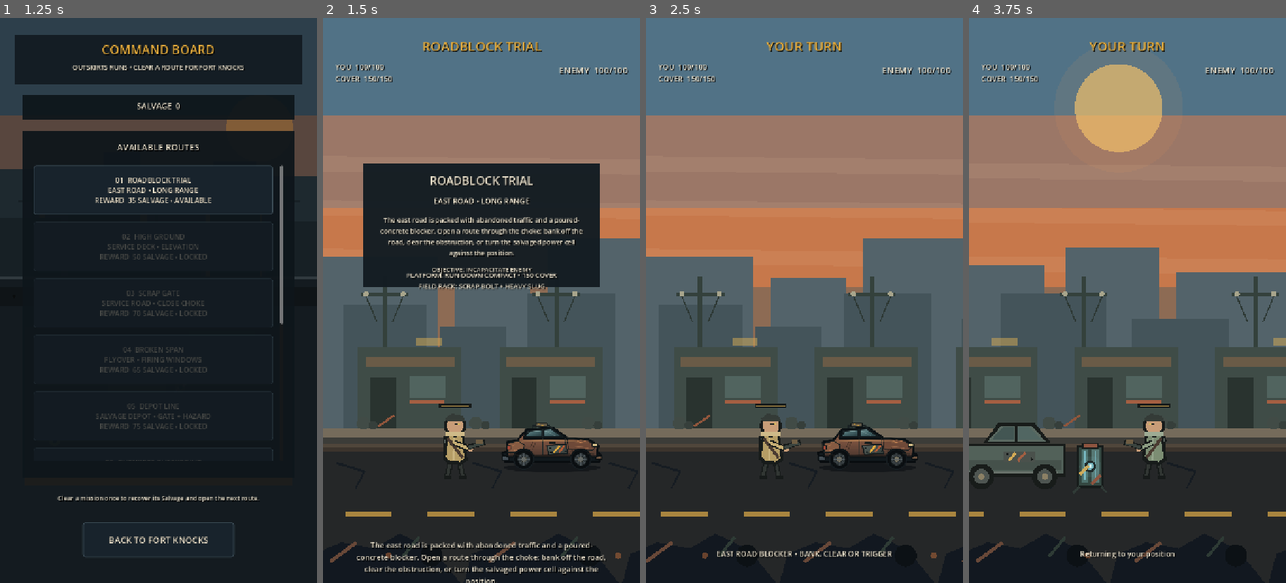
Above: before the commit, frames 1-4 (left to right).
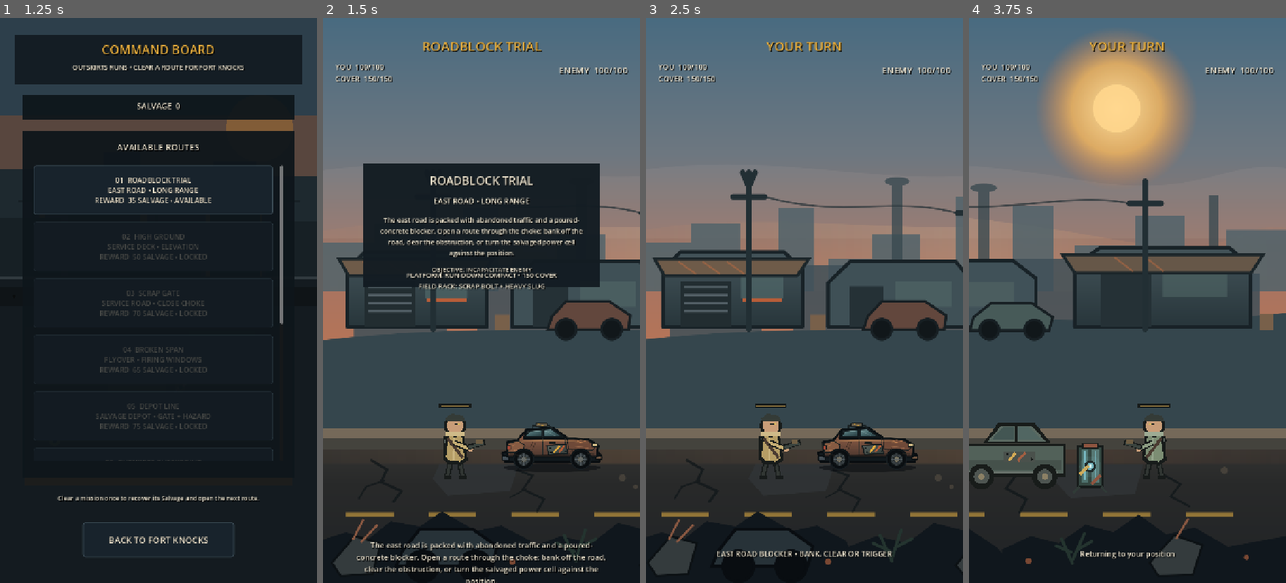
Above: after the commit, the same moments.

Repository: phantompixel-developer/FortKnocks
Game: Godot game, scene res://game/core/app.tscn
Same seed, same stepped clock (60 frames per second), same inputs: the game is played once before the commit and once after it.
Inputs (mouse positions are in pixels of both pictures, inside the frame that each line leads up to):
- Up to frame 1 (1.25 s): click "COMMAND BOARD CHOOSE THE NEXT…" at 0.5 s
- Up to frame 2 (1.5 s): click "01 ROADBLOCK TRIAL EAST ROAD …" at 1.25 s
- Up to frame 3 (2.5 s): tap Enter at 2 s; move the mouse to (874, 272) at 2.02 s; click (874, 272) at 2.17 s
- Up to frame 4 (3.75 s): drag from (1064, 328) to (1111, 413) at 2.77 s; move the mouse to (1159, 176) at 3.52 s; click (1159, 176) at 3.67 s

Frame 1 is identical in both runs. In frame 2, 26% of the frame differs, in the area x 0-100%, y 17-100%; in frame 3, 38%; in frame 4, 39%, in the area x 0-100%, y 3-99%.

Commit message:
art: integrate layered Outskirts production environment

Diff:
--- a/game/battle/battlefield_visual.gd
+++ b/game/battle/battlefield_visual.gd
@@ -1,4 +1,9 @@
 extends Node2D
+
+const OUTSKIRTS_SKY_FAR: Texture2D = preload("res://assets/art/production/battle/outskirts/outskirts_sky_far.svg")
+const OUTSKIRTS_MIDGROUND: Texture2D = preload("res://assets/art/production/battle/outskirts/outskirts_midground.svg")
+const OUTSKIRTS_ROAD: Texture2D = preload("res://assets/art/production/battle/outskirts/outskirts_road.svg")
+const OUTSKIRTS_FOREGROUND: Texture2D = preload("res://assets/art/production/battle/outskirts/outskirts_foreground.svg")
 
 const WORLD_WIDTH := 2160.0
 const WORLD_HEIGHT := 1280.0
@@ -16,21 +21,48 @@
 	queue_redraw()
 
 func _draw() -> void:
-	_draw_atmosphere()
-	_draw_far_outskirts()
+	if _variant == 3:
+		# Suburbs remains on the accepted procedural baseline until its own
+		# region-specific production pass. Do not blur the two art milestones.
+		_draw_atmosphere()
+		_draw_far_outskirts()
+		_draw_suburbs_backdrop()
+		_draw_road()
+		_draw_foreground_dressing()
+		return
+
+	_draw_production_outskirts_base()
 
 	match _variant:
 		1:
 			_draw_overpass_backdrop()
 		2:
 			_draw_salvage_backdrop()
-		3:
-			_draw_suburbs_backdrop()
 		_:
-			_draw_city_backdrop()
-
-	_draw_road()
-	_draw_foreground_dressing()
+			pass
+
+	_draw_production_outskirts_road()
+	_draw_production_outskirts_foreground()
+
+func _draw_production_outskirts_base() -> void:
+	draw_texture_rect(OUTSKIRTS_SKY_FAR, Rect2(0, 0, WORLD_WIDTH, ROAD_TOP), false)
+	draw_texture_rect(OUTSKIRTS_MIDGROUND, Rect2(0, 0, WORLD_WIDTH, ROAD_TOP), false)
+
+func _draw_production_outskirts_road() -> void:
+	draw_texture_rect(
+		OUTSKIRTS_ROAD,
+		Rect2(0, ROAD_TOP, WORLD_WIDTH, WORLD_HEIGHT - ROAD_TOP),
+		false
+	)
+
+func _draw_production_outskirts_foreground() -> void:
+	# Decorative only: no collision and intentionally concentrated below the
+	# aiming corridor, matching the approved secondary-reference foreground.
+	draw_texture_rect(
+		OUTSKIRTS_FOREGROUND,
+		Rect2(0, ROAD_TOP, WORLD_WIDTH, WORLD_HEIGHT - ROAD_TOP),
+		false
+	)
 
 func _draw_atmosphere() -> void:
 	# Locked visual reference: warm cinematic horizon with cooler upper atmosphere.
